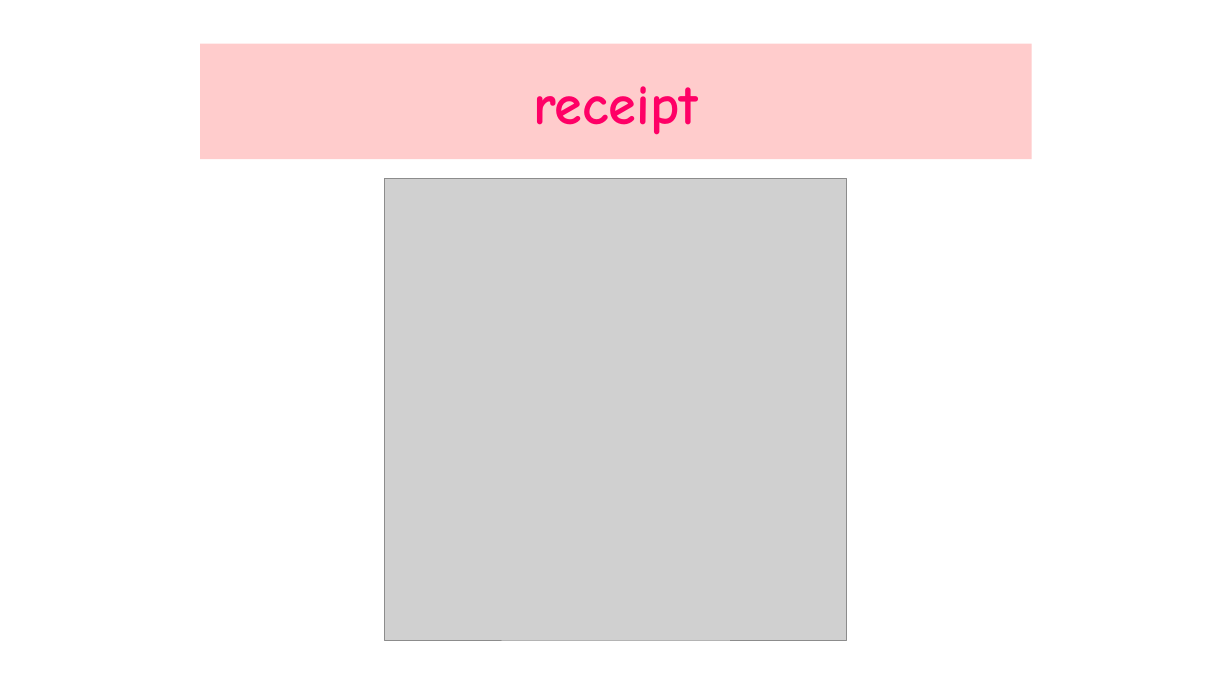
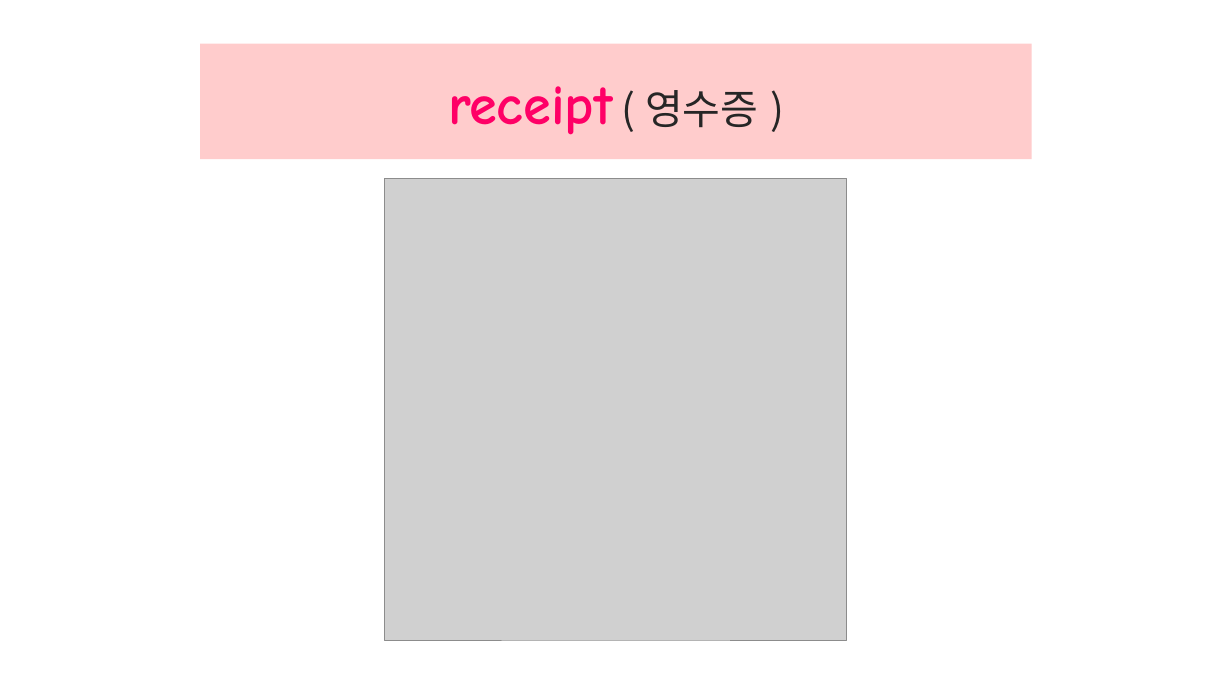
Before and after one commit to jangengineering/To-do-list, a slide deck: slide 23 of ppt/Lesson10-1_New_Words.pptx. Drawn at 1232x693 pixels with LibreOffice and Linux fonts; fonts in the diff are those of the drawing; grey boxes stand for pictures. Boxes give left, top, right and bottom in pixels: in the first picture for what was removed or moved away, otherwise in the second. Text is boxed around its words. In the diff, an @@ line names an element or a change of style, - is before the commit and + after.

```diff
--- a/ppt/Lesson10-1_New_Words.pptx
+++ b/ppt/Lesson10-1_New_Words.pptx
@@ title at [448,86,758,135]: text changed @@
-receipt
+receipt ( 영수증 )
```
Also in this commit, not shown: 17 other slides changed, 4 slides added, 3 slides removed.
